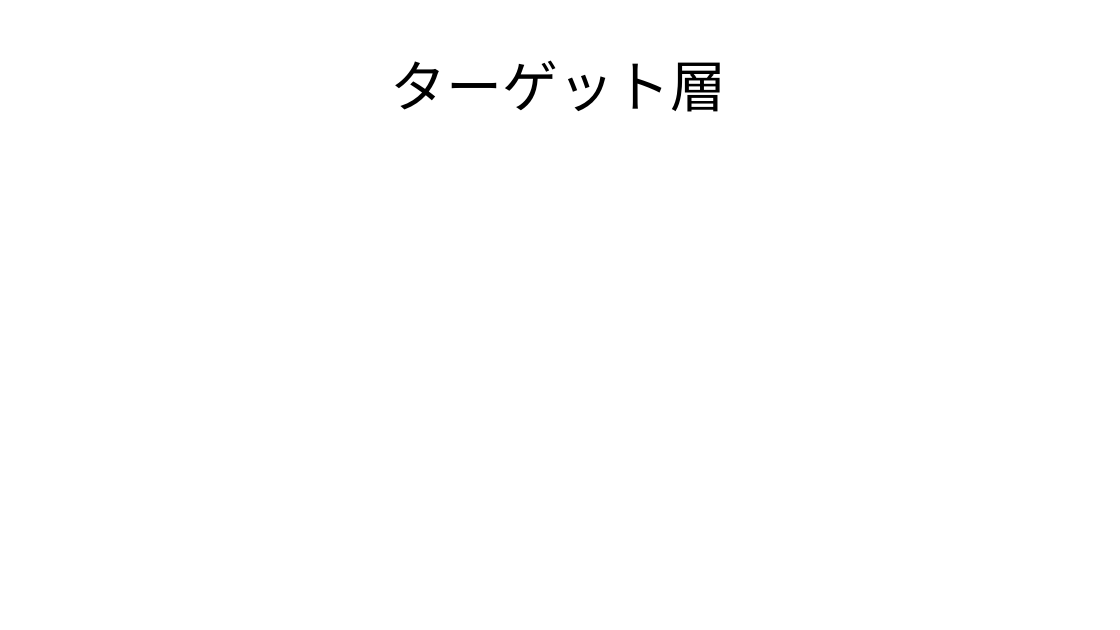
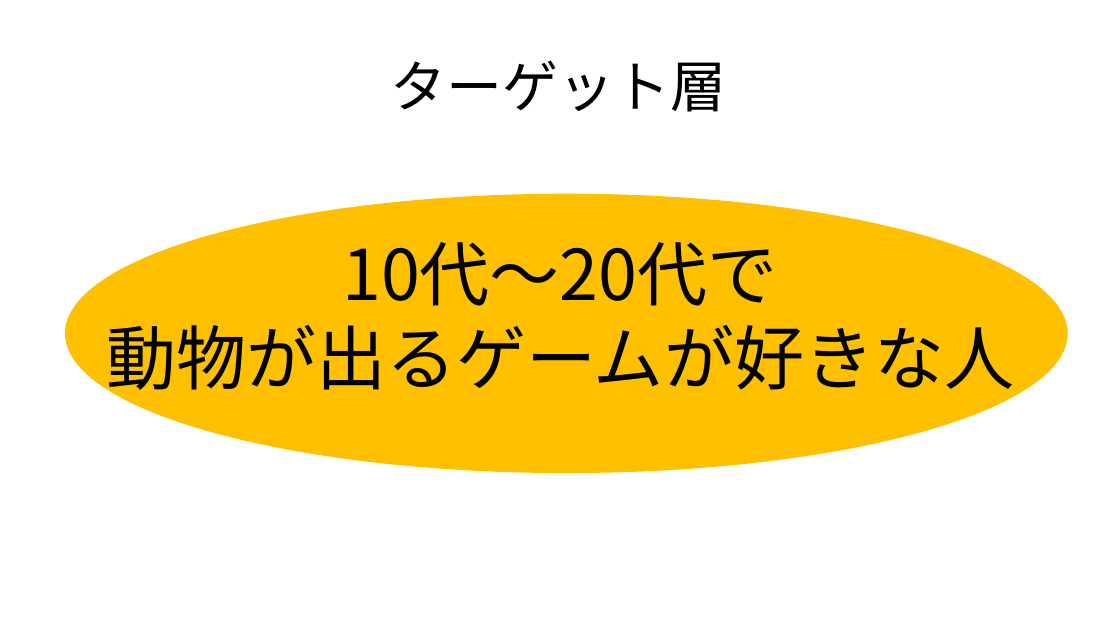
Before and after one commit to sayudesu/ToD, a slide deck: slide 3 of _Proposal/TowerOfDefense.pptx (slide 7 before the commit). Drawn at 1120x630 pixels with LibreOffice and Linux fonts; fonts in the diff are those of the drawing; background and template pictures are left out. Boxes give left, top, right and bottom in pixels: in the first picture for what was removed or moved away, otherwise in the second. Text is boxed around its words. In the diff, an @@ line names an element or a change of style, - is before the commit and + after.

```diff
--- a/_Proposal/TowerOfDefense.pptx
+++ b/_Proposal/TowerOfDefense.pptx
@@ ellipse added at bbox=[66, 194, 1067, 472], fill #FFC000, outline #FFC000 1 pt @@
@@ text added at bbox=[106, 242, 1014, 401], 60 pt, text #000000 @@
+10代～20代で
+動物が出るゲームが好きな人
```
Also in this commit, not shown: 8 other slides changed, 3 other files.
